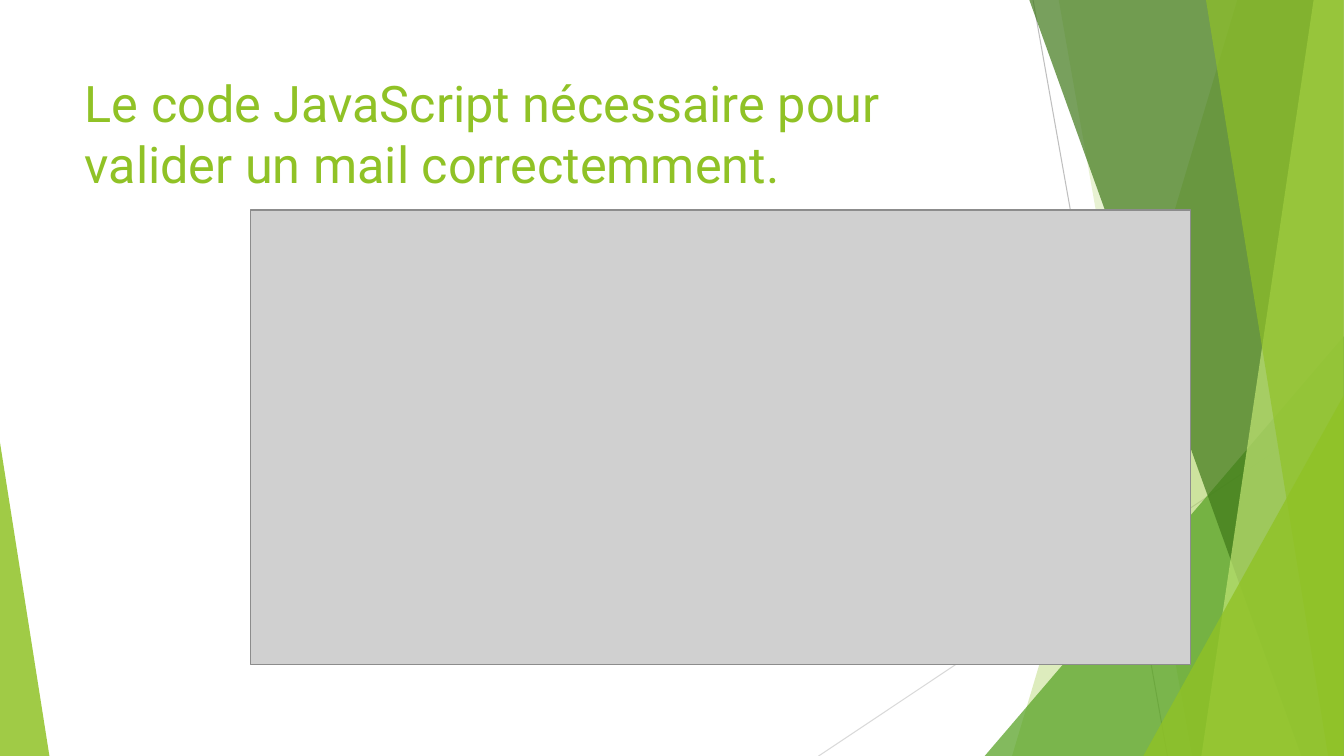
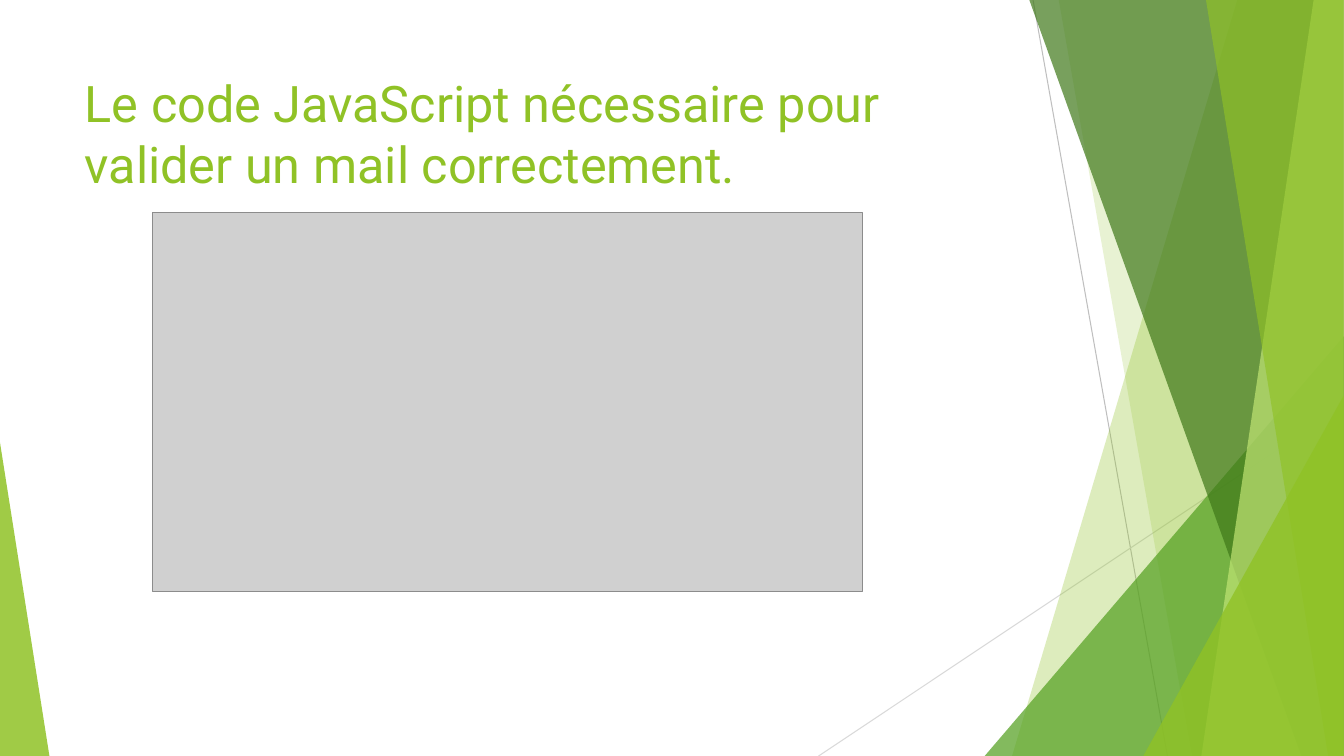
Before and after one commit to Kevin200122/DWWM, a slide deck: slide 18 of DossierProjetStage/DossierProjetBonus.odp (slide 7 before the commit). Drawn at 1344x756 pixels with LibreOffice and Linux fonts; fonts in the diff are those of the drawing; grey boxes stand for pictures. Boxes give left, top, right and bottom in pixels: in the first picture for what was removed or moved away, otherwise in the second. Text is boxed around its words. In the diff, an @@ line names an element or a change of style, - is before the commit and + after.

```diff
--- a/DossierProjetStage/DossierProjetBonus.odp
+++ b/DossierProjetStage/DossierProjetBonus.odp
@@ title at bbox=[85, 84, 880, 184]: text changed @@
-Le code JavaScript nécessaire pour valider un mail correctemment.
+Le code JavaScript nécessaire pour valider un mail correctement.
@@ picture: place and size @@
-picture at bbox=[251, 210, 1192, 664]
+picture at bbox=[152, 213, 863, 591]
```
Also in this commit, not shown: 9 other slides changed, 20 slides added, 6 slides removed, 2 other files.
